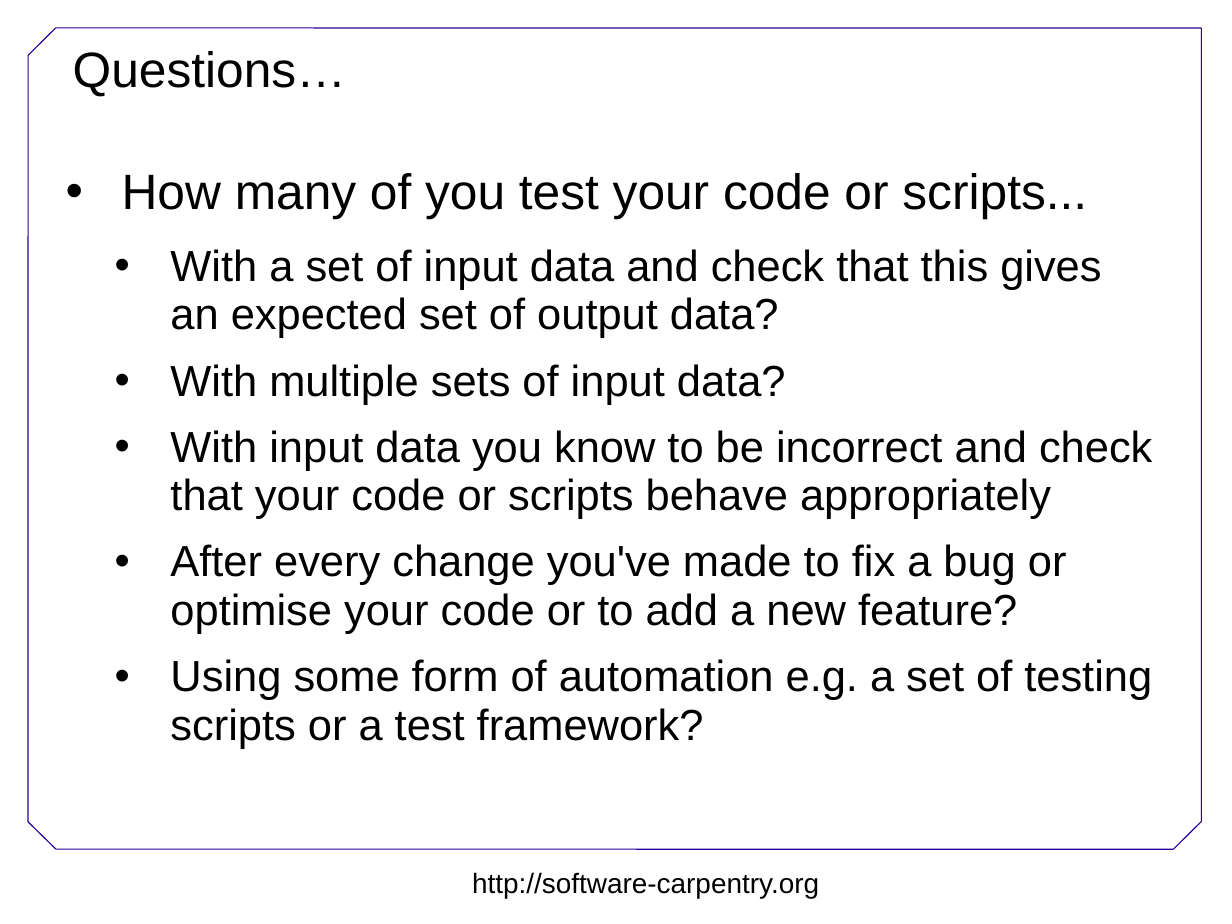
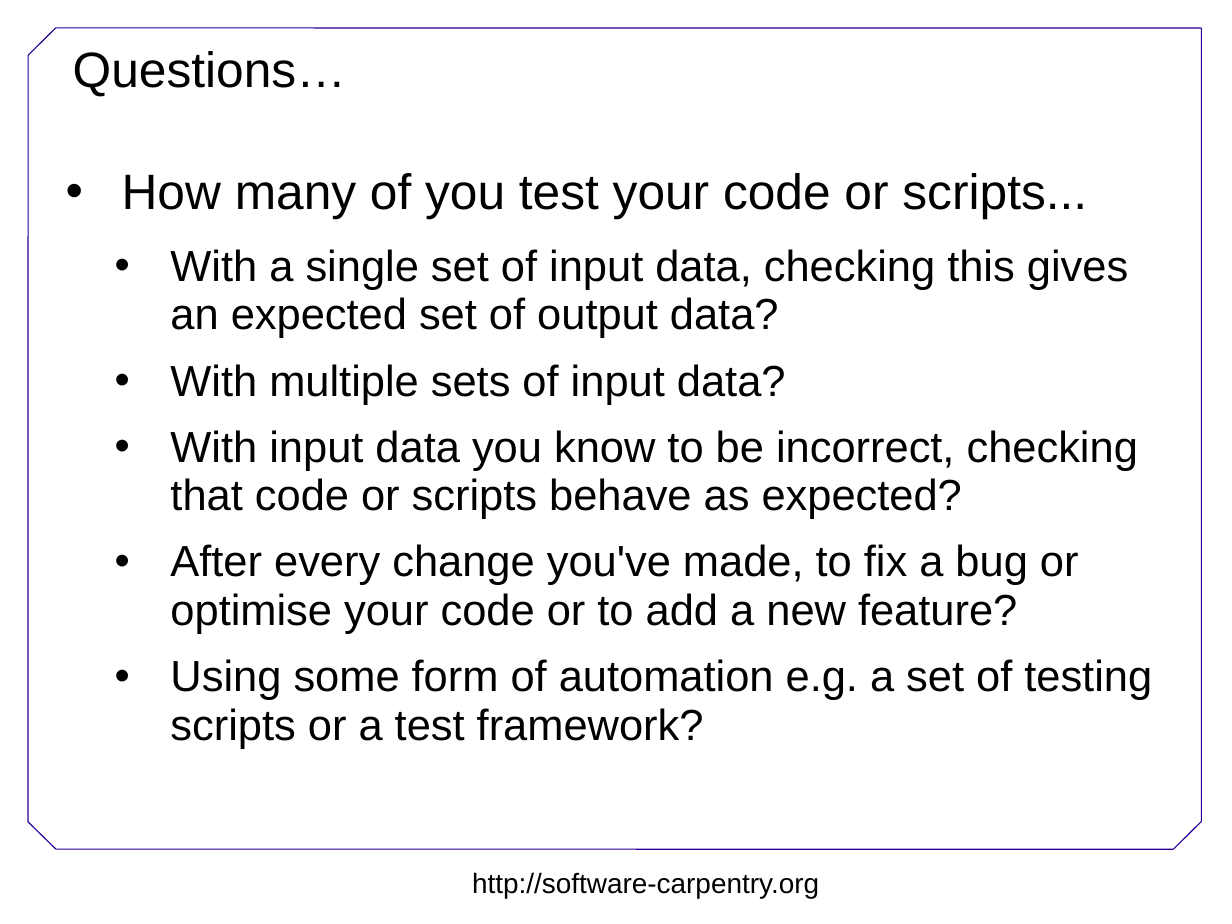
Before and after one commit to swcarpentry/DEPRECATED-boot-camps, a slide deck: slide 1 of testing/Testing.ppt. Drawn at 1232x924 pixels with LibreOffice and Linux fonts; fonts in the diff are those of the drawing; background and template pictures are left out. Boxes give left, top, right and bottom in pixels: in the first picture for what was removed or moved away, otherwise in the second. Text is boxed around its words. In the diff, an @@ line names an element or a change of style, - is before the commit and + after.

```diff
--- a/testing/Testing.ppt
+++ b/testing/Testing.ppt
@@ text at [170,249,1128,338]: text changed @@
-  • With a set of input data and check that this gives an expected set of output data?
+  • With a single set of input data, checking this gives an expected set of output data?
@@ text at [170,430,1138,634]: text changed @@
-  • With input data you know to be incorrect and check that your code or scripts behave appropriately
-  • After every change you've made to fix a bug or optimise your code or to add a new feature?
+  • With input data you know to be incorrect, checking that code or scripts behave as expected?
+  • After every change you've made, to fix a bug or optimise your code or to add a new feature?
```
Also in this commit, not shown: 2 other slides changed, 3 other files.
